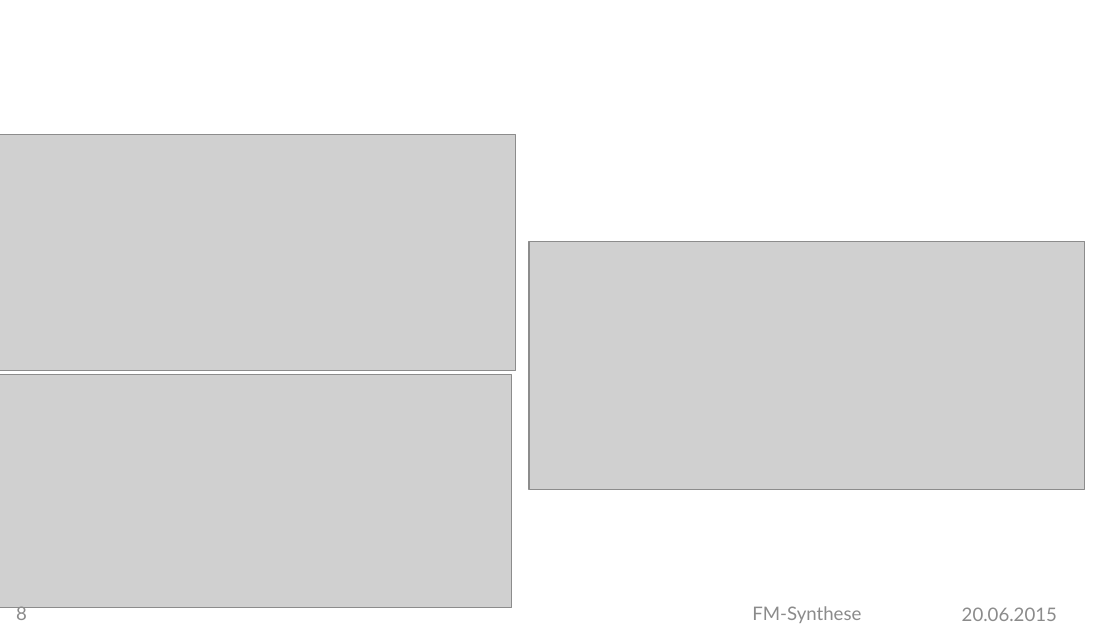
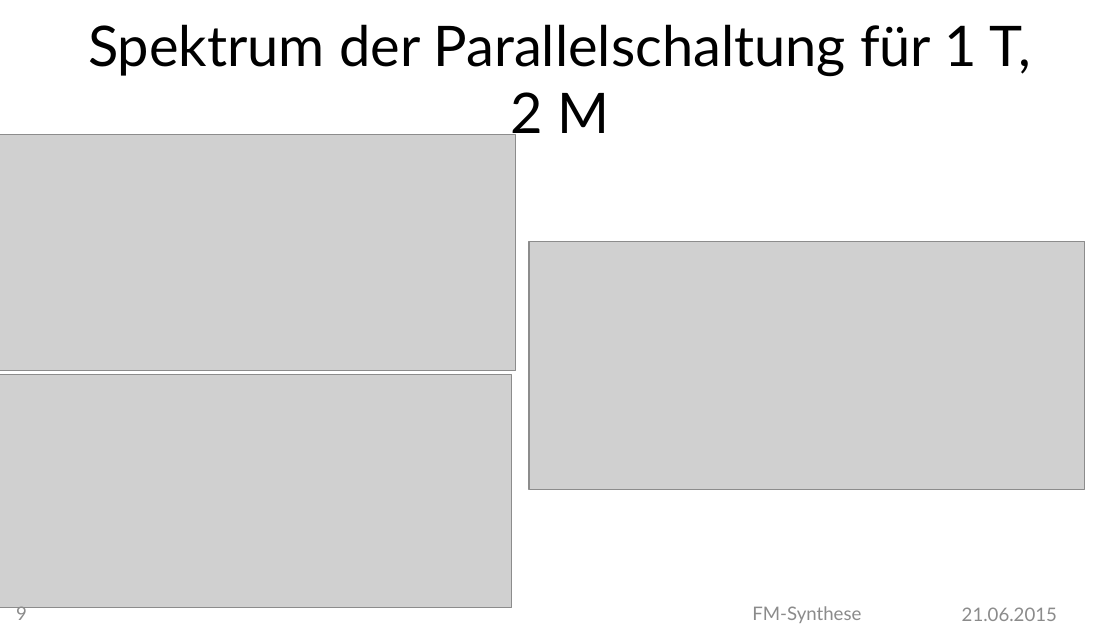
Before and after one commit to MBulli/VSeminar, a slide deck: slide 9 of Praesentation/FMSynthese-Matze.pptx (slide 8 before the commit). Drawn at 1120x630 pixels with LibreOffice and Linux fonts; fonts in the diff are those of the drawing; grey boxes stand for pictures. Boxes give left, top, right and bottom in pixels: in the first picture for what was removed or moved away, otherwise in the second. Text is boxed around its words. In the diff, an @@ line names an element or a change of style, - is before the commit and + after.

```diff
--- a/Praesentation/FMSynthese-Matze.pptx
+++ b/Praesentation/FMSynthese-Matze.pptx
@@ title added at [88, 24, 1032, 143], 36 pt, text #000000 @@
+Spektrum der Parallelschaltung für 1 T, 2 M
@@ page number at [16, 604, 27, 620]: text changed @@
-8
+9
@@ text at [962, 607, 1057, 621]: text changed @@
-20.06.2015
+21.06.2015
```
Also in this commit, not shown: 10 other slides changed, 3 slides added, 1 other file.
